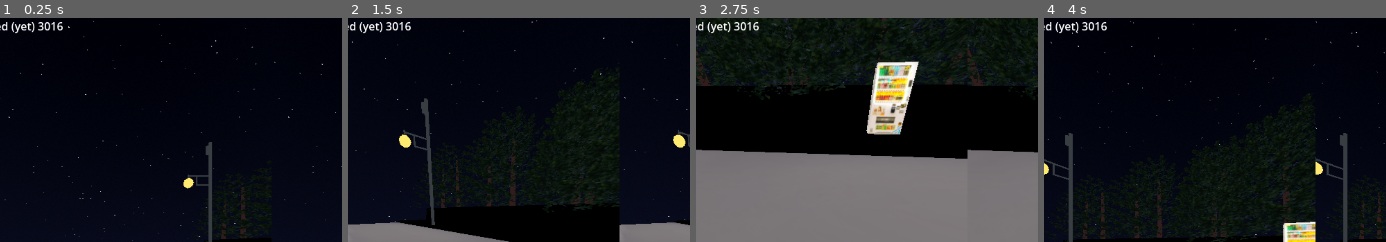
Above: before the commit, frames 1-4 (left to right).
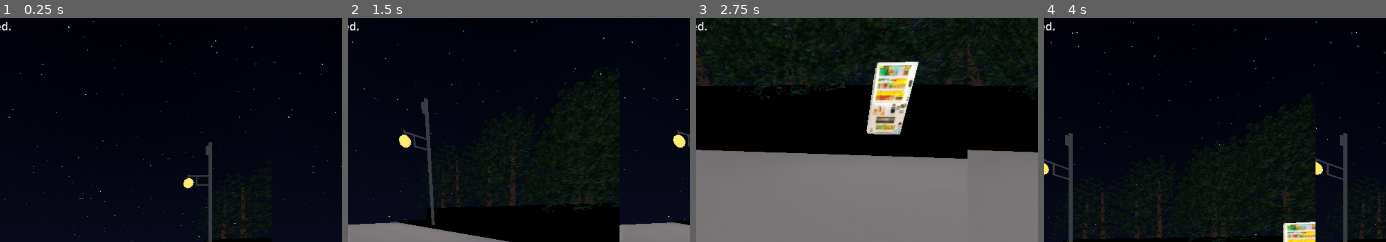
Above: after the commit, the same moments.

Repository: dairycultist/Metaverse
Game: Godot game, scene res://menu_main.tscn
Two runs of this game, one before a commit and one after it. Both use one fixed random seed, a clock stepped at 60 frames per second and the inputs below.
Inputs:
- Up to frame 1 (0.25 s): no input
- Up to frame 2 (1.5 s): tap Enter at 0.5 s; hold Right (ui_right) 0.53-1.28 s; hold Down (ui_down) from 1.28 s (still down)
- Up to frame 3 (2.75 s): release Down (ui_down) at 2.03 s; hold Right (ui_right) from 2.03 s (still down)
- Up to frame 4 (4 s): release Right (ui_right) at 2.78 s; hold Up (ui_up) 2.78-3.53 s; hold Left (ui_left) from 3.53 s (still down)
The pictures show only the part of the screen within x 19-69%, y 0-50%; the shares and areas given below are measured in that part.

The runs differ from the first frame. In frame 1, 0.4% of the frame differs, in the area x 2-19%, y 1-8%; in frame 2, 0.4%; in frame 3, 0.4%; in frame 4, 0.4%.

Commit message:
Refactor

Diff:
--- a/gyro.gd
+++ b/gyro.gd
@@ -13,24 +13,17 @@
 var enabled := false
 var rotation: Vector3
 
-func _ready() -> void:
-
-	# must initialize sensors AFTER scene has initialized, otherwise will return
-	# Vector3.ZERO
-	get_tree().process_frame.connect(init_sensors)
-
 func init_sensors():
 
+	# magnet sensor returns Vector3.ZERO if it isn't ready yet
 	var magnet: Vector3 = Input.get_magnetometer()
 
 	if (magnet == Vector3.ZERO):
-		get_node("/root/World/Debug").text = "No gyro sensors detected (yet) " + str(Time.get_ticks_msec())
+		get_node("/root/World/Debug").text = "No gyro sensors detected."
 	else:
 		get_node("/root/World/Debug").text = "Gyro sensors exist!"
 		enabled = true
 		_initial_yaw = atan2(-magnet.x, magnet.z)
-
-	get_tree().process_frame.disconnect(init_sensors)
 
 func _physics_process(delta):
 
@@ -52,6 +45,8 @@
 
 	else:
 
+		init_sensors()
+
 		if (Input.is_action_pressed("ui_left")):
 			_yaw += delta * 1.
 
Not shown, changed: build/Metaverse.apk
Not shown, changed: build/Metaverse.apk.idsig
